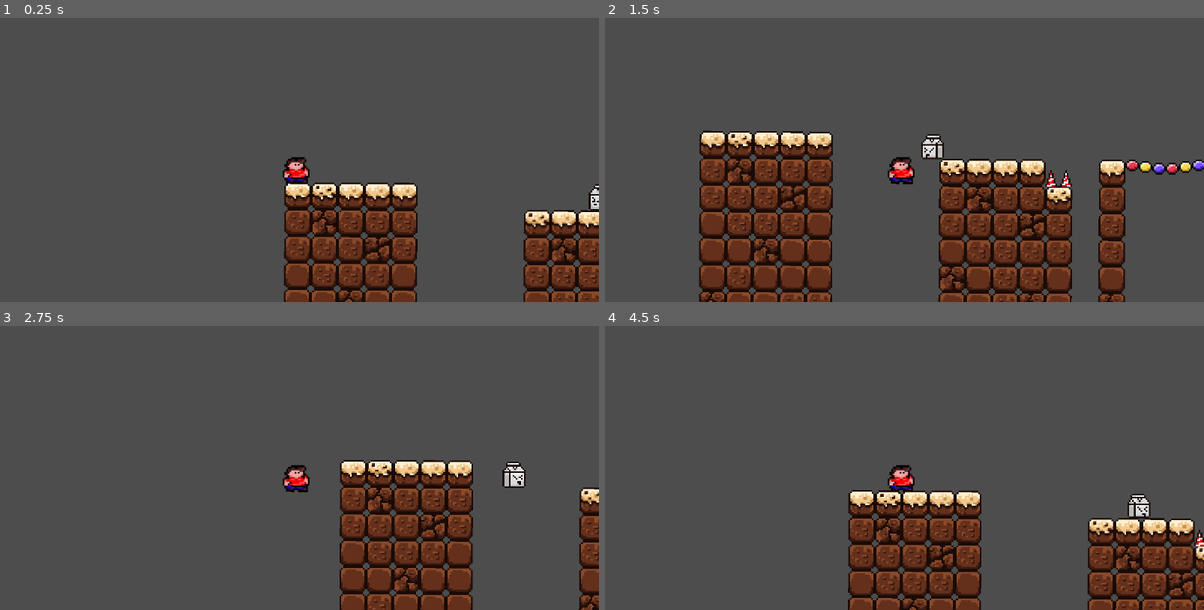
Above: before the commit, frames 1-4 (two rows, left to right).
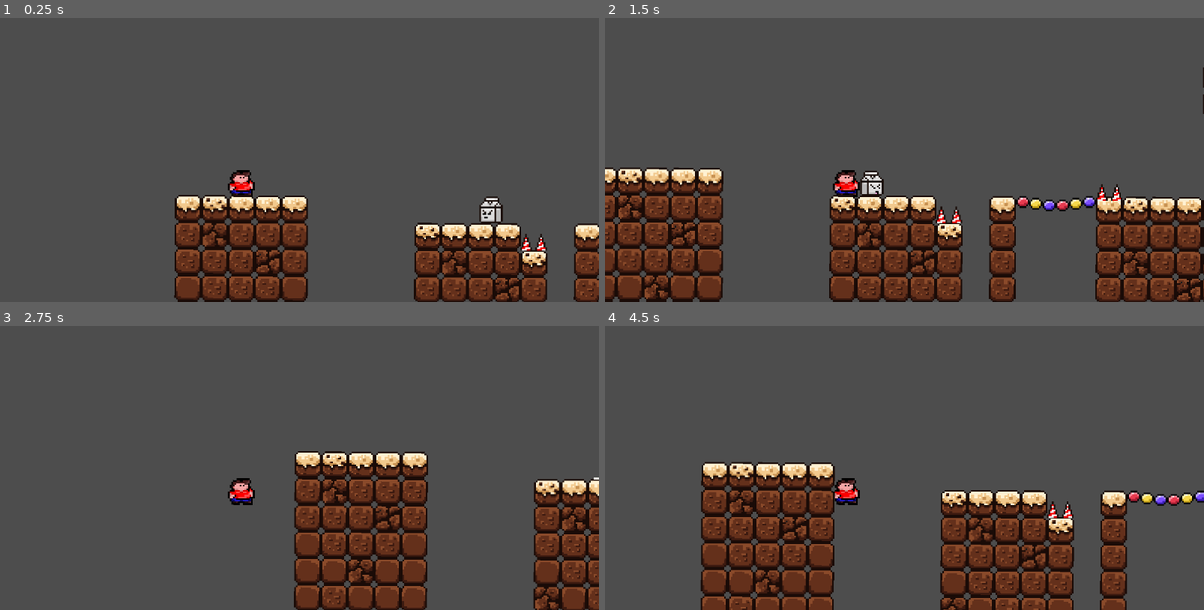
Above: after the commit, the same moments.

Repository: Barnir13/SugarRush
Game: Godot game, scene res://Assets/Scenes/Areas/map_1.tscn
The game is run twice, just before and just after one commit, with the same random seed, the same clock (stepped at 60 frames per second) and the same inputs.
Inputs:
- Up to frame 1 (0.25 s): no input
- Up to frame 2 (1.5 s): hold D (move_right) from 0.53 s (still down); tap E (open_use) at 0.6, 1.35 s; tap Space (jump) at 0.77 s
- Up to frame 3 (2.75 s): tap Space (jump) at 1.52 s; release D (move_right) at 2.03 s; hold A (move_left) from 2.03 s (still down); tap E (open_use) at 2.1 s
- Up to frame 4 (4.5 s): release A (move_left) at 2.78 s; hold D (move_right) 2.78-4.28 s; tap E (open_use) at 2.85, 3.6, 4.35 s; tap Space (jump) at 3.02, 3.77 s; hold A (move_left) from 4.28 s (still down)

The runs differ from the first frame. In frame 1, 24% of the frame differs, in the area x 29-100%, y 49-100%; in frame 2, 44%, in the area x 0-100%, y 17-100%; in frame 3, 20%; in frame 4, 32%.

Commit message:
Added checkpoints

Diff:
--- a/Assets/Scenes/Areas/map_1.tscn
+++ b/Assets/Scenes/Areas/map_1.tscn
@@ -12,73 +12,74 @@
 [ext_resource type="PackedScene" uid="uid://ej6nxehhcwud" path="res://Assets/Scenes/bridge_long.tscn" id="10_oid8y"]
 [ext_resource type="PackedScene" uid="uid://dt0yh5rjgt1x" path="res://Assets/Scenes/milk.tscn" id="11_g6qwd"]
 [ext_resource type="PackedScene" uid="uid://dm1jegb4iwt7v" path="res://Assets/Scenes/bridge_short.tscn" id="11_oid8y"]
+[ext_resource type="PackedScene" uid="uid://bffjoepv1lh2w" path="res://Assets/Scenes/chekcpoint.tscn" id="12_aqxam"]
 [ext_resource type="PackedScene" uid="uid://rpy67qkxjvqu" path="res://Assets/Scenes/chest.tscn" id="12_wp53d"]
 [ext_resource type="PackedScene" uid="uid://dou1g41a56svu" path="res://Assets/Scenes/waffle.tscn" id="13_ycan5"]
 
-[sub_resource type="Curve2D" id="Curve2D_g6qwd"]
+[sub_resource type="Curve2D" id="Curve2D_aqxam"]
 resource_local_to_scene = true
 _data = {
 "points": PackedVector2Array(0, 0, 0, 0, 365.92822, 240.61574, 0, 0, 0, 0, 296.96338, 260.2569)
 }
 point_count = 2
 
-[sub_resource type="Curve2D" id="Curve2D_aqxam"]
+[sub_resource type="Curve2D" id="Curve2D_ip0as"]
 resource_local_to_scene = true
 _data = {
 "points": PackedVector2Array(0, 0, 0, 0, 359.5008, 241.71457, 0, 0, 0, 0, 422.5896, 254.99301)
 }
 point_count = 2
 
-[sub_resource type="Curve2D" id="Curve2D_ip0as"]
+[sub_resource type="Curve2D" id="Curve2D_8jifc"]
 resource_local_to_scene = true
 _data = {
 "points": PackedVector2Array(0, 0, 0, 0, 359.5008, 241.71457, 0, 0, 0, 0, 358.81067, 304.96582)
 }
 point_count = 2
 
-[sub_resource type="Curve2D" id="Curve2D_8jifc"]
+[sub_resource type="Curve2D" id="Curve2D_yxbg1"]
 resource_local_to_scene = true
 _data = {
 "points": PackedVector2Array(0, 0, 0, 0, 326.0974, 238.42465, 0, 0, 0, 0, 276.66028, 238.16489)
 }
 point_count = 2
 
-[sub_resource type="Curve2D" id="Curve2D_yxbg1"]
+[sub_resource type="Curve2D" id="Curve2D_ciglb"]
 resource_local_to_scene = true
 _data = {
 "points": PackedVector2Array(0, 0, 0, 0, 332.1692, 255, 0, 0, 0, 0, 451.3811, 254.738)
 }
 point_count = 2
 
+[sub_resource type="Curve2D" id="Curve2D_ars06"]
+resource_local_to_scene = true
+_data = {
+"points": PackedVector2Array(0, 0, 0, 0, 190.43115, 255.98431, 0, 0, 0, 0, 241.55566, 95.95674)
+}
+point_count = 2
+
+[sub_resource type="Curve2D" id="Curve2D_tuvin"]
+resource_local_to_scene = true
+_data = {
+"points": PackedVector2Array(0, 0, 0, 0, 195.91504, 257, 0, 0, 0, 0, 117.808105, 293)
+}
+point_count = 2
+
+[sub_resource type="Curve2D" id="Curve2D_h1t0x"]
+resource_local_to_scene = true
+_data = {
+"points": PackedVector2Array(0, 0, 0, 0, 292.042, 289.55807, 0, 0, 0, 0, 421.10815, 277.13147)
+}
+point_count = 2
+
 [sub_resource type="Curve2D" id="Curve2D_pip7x"]
 resource_local_to_scene = true
 _data = {
-"points": PackedVector2Array(0, 0, 0, 0, 190.43115, 255.98431, 0, 0, 0, 0, 241.55566, 95.95674)
-}
-point_count = 2
-
-[sub_resource type="Curve2D" id="Curve2D_h1t0x"]
-resource_local_to_scene = true
-_data = {
-"points": PackedVector2Array(0, 0, 0, 0, 195.91504, 257, 0, 0, 0, 0, 117.808105, 293)
-}
-point_count = 2
-
-[sub_resource type="Curve2D" id="Curve2D_ciglb"]
-resource_local_to_scene = true
-_data = {
-"points": PackedVector2Array(0, 0, 0, 0, 292.042, 289.55807, 0, 0, 0, 0, 421.10815, 277.13147)
-}
-point_count = 2
-
-[sub_resource type="Curve2D" id="Curve2D_ars06"]
-resource_local_to_scene = true
-_data = {
 "points": PackedVector2Array(0, 0, 0, 0, 359.5008, 241.71457, 0, 0, 0, 0, 297.3039, 242.00127)
 }
 point_count = 2
 
-[sub_resource type="Curve2D" id="Curve2D_tuvin"]
+[sub_resource type="Curve2D" id="Curve2D_l01qq"]
 resource_local_to_scene = true
 _data = {
 "points": PackedVector2Array(0, 0, 0, 0, 189.02927, 2.074936, 0, 0, 0, 0, 236.87112, -27.833542)
@@ -212,7 +213,7 @@
 position = Vector2(2337.6953, -374.70648)
 
 [node name="Player" parent="." unique_id=1585269501 instance=ExtResource("2_vle8b")]
-position = Vector2(22.418575, -83.88371)
+position = Vector2(88.257454, -90.68082)
 rotation = 0.0052359877
 
 [node name="platforms tiles" type="Node2D" parent="." unique_id=266946124]
@@ -387,6 +388,9 @@
 [node name="milk" parent="Enemies" unique_id=966744561 instance=ExtResource("11_g6qwd")]
 position = Vector2(248.31485, -74.688156)
 
+[node name="Chekcpoint" parent="Enemies" unique_id=1154004116 instance=ExtResource("12_aqxam")]
+position = Vector2(2124.705, -200.90501)
+
 [node name="Collectables" type="Node2D" parent="." unique_id=1263789092]
 
 [node name="Cookie2" parent="Collectables" unique_id=1132858967 instance=ExtResource("7_8bq78")]
--- /dev/null
+++ b/Assets/Scenes/chekcpoint.tscn
@@ -0,0 +1,66 @@
+[gd_scene format=3 uid="uid://bffjoepv1lh2w"]
+
+[ext_resource type="Script" uid="uid://jsj10inur2qm" path="res://Scripts/chekcpoint.gd" id="1_d4xkt"]
+[ext_resource type="Texture2D" uid="uid://cnm3qjw5nv52s" path="res://Sprites/checkpoint/flag_idle4.png" id="1_xsda5"]
+[ext_resource type="Texture2D" uid="uid://c3fba1bd7n5x0" path="res://Sprites/checkpoint/flag1.png" id="2_r4m4h"]
+[ext_resource type="Texture2D" uid="uid://b1pbig7ve5ohg" path="res://Sprites/checkpoint/flag2.png" id="3_d4xkt"]
+[ext_resource type="Texture2D" uid="uid://db6lmcu1fg4gm" path="res://Sprites/checkpoint/flag3.png" id="4_0wr3e"]
+
+[sub_resource type="RectangleShape2D" id="RectangleShape2D_vftjy"]
+size = Vector2(22.891113, 35.97175)
+
+[sub_resource type="Animation" id="Animation_kvbot"]
+length = 0.001
+tracks/0/type = "value"
+tracks/0/imported = false
+tracks/0/enabled = true
+tracks/0/path = NodePath("Sprite2D:texture")
+tracks/0/interp = 1
+tracks/0/loop_wrap = true
+tracks/0/keys = {
+"times": PackedFloat32Array(0),
+"transitions": PackedFloat32Array(1),
+"update": 1,
+"values": [ExtResource("1_xsda5")]
+}
+
+[sub_resource type="Animation" id="Animation_sr2o7"]
+resource_name = "active"
+length = 0.7
+loop_mode = 1
+tracks/0/type = "value"
+tracks/0/imported = false
+tracks/0/enabled = true
+tracks/0/path = NodePath("Sprite2D:texture")
+tracks/0/interp = 1
+tracks/0/loop_wrap = true
+tracks/0/keys = {
+"times": PackedFloat32Array(0, 0.16666667, 0.36666667, 0.53333336),
+"transitions": PackedFloat32Array(1, 1, 1, 1),
+"update": 1,
+"values": [ExtResource("2_r4m4h"), ExtResource("3_d4xkt"), ExtResource("4_0wr3e"), ExtResource("1_xsda5")]
+}
+
+[sub_resource type="AnimationLibrary" id="AnimationLibrary_qgmmt"]
+_data = {
+&"RESET": SubResource("Animation_kvbot"),
+&"active": SubResource("Animation_sr2o7")
+}
+
+[node name="Chekcpoint" type="Node2D" unique_id=1154004116]
+script = ExtResource("1_d4xkt")
+
+[node name="Sprite2D" type="Sprite2D" parent="." unique_id=1597292540]
+texture = ExtResource("1_xsda5")
+
+[node name="Area2D" type="Area2D" parent="Sprite2D" unique_id=2025540032]
+monitorable = false
+
+[node name="CollisionShape2D" type="CollisionShape2D" parent="Sprite2D/Area2D" unique_id=1755813737]
+position = Vector2(-0.3066864, -1.3590698)
+shape = SubResource("RectangleShape2D_vftjy")
+
+[node name="AnimationPlayer" type="AnimationPlayer" parent="." unique_id=463492993]
+libraries/ = SubResource("AnimationLibrary_qgmmt")
+
+[connection signal="area_entered" from="Sprite2D/Area2D" to="." method="_on_area_2d_area_entered"]
--- a/Assets/Scenes/milk.tscn
+++ b/Assets/Scenes/milk.tscn
@@ -139,8 +139,8 @@
 frame = 9
 frame_progress = 1.0
 
-[node name="PatrolTimer" type="Timer" parent="." unique_id=1596698941]
-wait_time = 2.552
+[node name="Timer" type="Timer" parent="." unique_id=1596698941]
+wait_time = 1.1239999999999999
 autostart = true
 
 [node name="HeadHitbox" type="Area2D" parent="." unique_id=1795559944]
@@ -157,4 +157,4 @@
 position = Vector2(-0.008248091, 1.577441)
 shape = SubResource("RectangleShape2D_fwy7a")
 
-[connection signal="timeout" from="PatrolTimer" to="." method="_on_timer_timeout"]
+[connection signal="timeout" from="Timer" to="." method="_on_timer_timeout"]
--- a/Assets/Scenes/player.tscn
+++ b/Assets/Scenes/player.tscn
@@ -7,6 +7,10 @@
 radius = 7.0
 height = 14.0
 
+[sub_resource type="CapsuleShape2D" id="CapsuleShape2D_38rej"]
+radius = 6.646723
+height = 13.56669
+
 [node name="Player" type="CharacterBody2D" unique_id=1585269501]
 collision_mask = 770
 script = ExtResource("1_7dd06")
@@ -15,7 +19,7 @@
 [node name="Node2D" type="Node2D" parent="." unique_id=412838250]
 
 [node name="Sprite2D" type="Sprite2D" parent="Node2D" unique_id=500182185]
-position = Vector2(33, -8)
+position = Vector2(0.0011253357, -0.0064487457)
 texture = ExtResource("1_6cd4h")
 
 [node name="AnimationPlayer" type="AnimationPlayer" parent="Node2D" unique_id=1108526486]
@@ -27,5 +31,11 @@
 position_smoothing_speed = 3.0
 
 [node name="CollisionShape2D" type="CollisionShape2D" parent="." unique_id=856325398]
-position = Vector2(33, -8)
+position = Vector2(0.0011253357, -0.0064487457)
 shape = SubResource("CapsuleShape2D_7dd06")
+
+[node name="Area2D" type="Area2D" parent="." unique_id=927232675]
+monitoring = false
+
+[node name="CollisionShape2D" type="CollisionShape2D" parent="Area2D" unique_id=414003915]
+shape = SubResource("CapsuleShape2D_38rej")
--- /dev/null
+++ b/Scripts/chekcpoint.gd
@@ -0,0 +1,16 @@
+extends Node2D
+
+class_name Checkpoint
+
+@export var spawnpoint = false
+var activated = false
+
+func activate():
+	GameManager.checkpoint_position = global_position
+	GameManager.has_checkpoint = true
+	activated = true
+	$AnimationPlayer.play("active")
+
+func _on_area_2d_area_entered(area: Area2D) -> void:
+	if area.get_parent() is Player && !activated:
+		activate()
--- /dev/null
+++ b/Scripts/core/game_manager.gd
@@ -0,0 +1,23 @@
+extends Node
+
+var checkpoint_position : Vector2
+var has_checkpoint := false
+
+var player : Player
+var start_position : Vector2
+
+func _ready():
+	await get_tree().process_frame
+	player = get_tree().get_first_node_in_group("Player")
+	start_position = player.global_position
+
+func respawn_player():
+	if player == null:
+		return
+
+	if has_checkpoint:
+		player.global_position = checkpoint_position
+	else:
+		player.global_position = start_position
+
+	player.velocity = Vector2.ZERO
--- a/Scripts/deathzone.gd
+++ b/Scripts/deathzone.gd
@@ -1,5 +1,5 @@
 extends Area2D
 
 func _on_body_entered(body: Node2D) -> void:
-	if body.name == "Player":
-		body.respawn() # Replace with function body.
+	if body.is_in_group("Player"):
+		GameManager.respawn_player()
--- a/Scripts/milk.gd
+++ b/Scripts/milk.gd
@@ -16,7 +16,6 @@
 
 	# Ha a Timer nincs bekötve az editorban, itt is megteheted:
 	if timer:
-		timer.timeout.connect(_on_timer_timeout)
 		if timer.autostart == false:
 			timer.start()
 
@@ -43,7 +42,7 @@
 	if body.is_in_group("Player"):
 		# Megnézzük, a player épp sebezhetetlen-e
 		if not ("invincible" in body and body.invincible):
-			get_tree().call_deferred("reload_current_scene")
+			GameManager.respawn_player()
 
 # Felülről ugrás (Enemy halál)
 func _on_head_hitbox_body_entered(body: Node) -> void:
--- a/Scripts/player_control.gd
+++ b/Scripts/player_control.gd
@@ -1,4 +1,6 @@
 extends CharacterBody2D
+
+class_name Player
 
 @export var speed = 10
 @export var jump_power = 10
@@ -23,7 +25,7 @@
 @onready var spr: Sprite2D = get_node_or_null("Node2D/Sprite2D") # ha van, tudunk effektet adni
 
 func respawn():
-	self.global_position = Vector2(40,-130)
+	self.global_position = Vector2(89,-91.62)
 
 func _ready() -> void:
 	add_to_group("Player")
--- a/Scripts/spike.gd
+++ b/Scripts/spike.gd
@@ -15,4 +15,4 @@
 		if body.health > 0:
 			return
 
-	get_tree().call_deferred("reload_current_scene")
+	GameManager.respawn_player()
--- a/Scripts/waffle.gd
+++ b/Scripts/waffle.gd
@@ -43,7 +43,7 @@
 	if body.is_in_group("Player"):
 		# Fánk effekt figyelése
 		if not ("invincible" in body and body.invincible):
-			get_tree().call_deferred("reload_current_scene")  # Player halál
+			GameManager.respawn_player()
 
 
 # Felülről ugrás
--- a/project.godot
+++ b/project.godot
@@ -14,6 +14,10 @@
 run/main_scene="uid://375bejlcelbj"
 config/features=PackedStringArray("4.6", "Forward Plus")
 config/icon="res://icon.svg"
+
+[autoload]
+
+GameManager="*uid://bpyi5jyh4eetu"
 
 [input]
 
Not shown: 1 places in Assets/Scenes/Areas/map_1.tscn that only renumber resources
Not shown, added: Scripts/chekcpoint.gd.uid
Not shown, added: Scripts/core/game_manager.gd.uid
Binary file added: Sprites/checkpoint/flag1.png
Not shown, added: Sprites/checkpoint/flag1.png.import
Binary file added: Sprites/checkpoint/flag2.png
Not shown, added: Sprites/checkpoint/flag2.png.import
Binary file added: Sprites/checkpoint/flag3.png
Not shown, added: Sprites/checkpoint/flag3.png.import
Binary file added: Sprites/checkpoint/flag_idle4.png
Not shown, added: Sprites/checkpoint/flag_idle4.png.import
